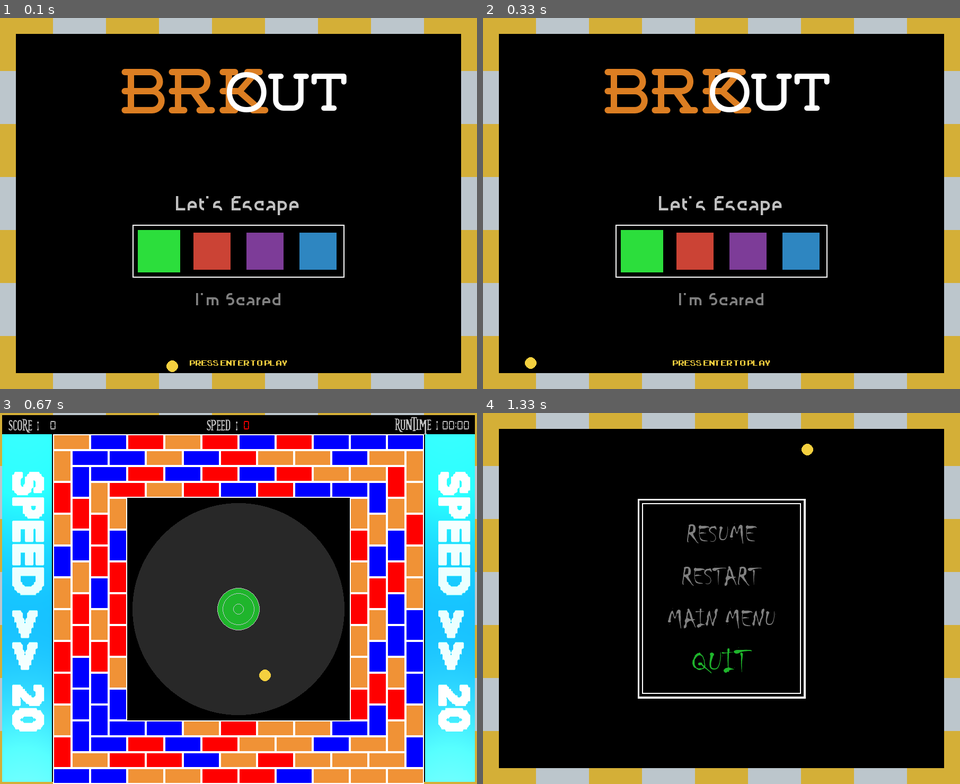
Above: before the commit, frames 1-4 (two rows, left to right).
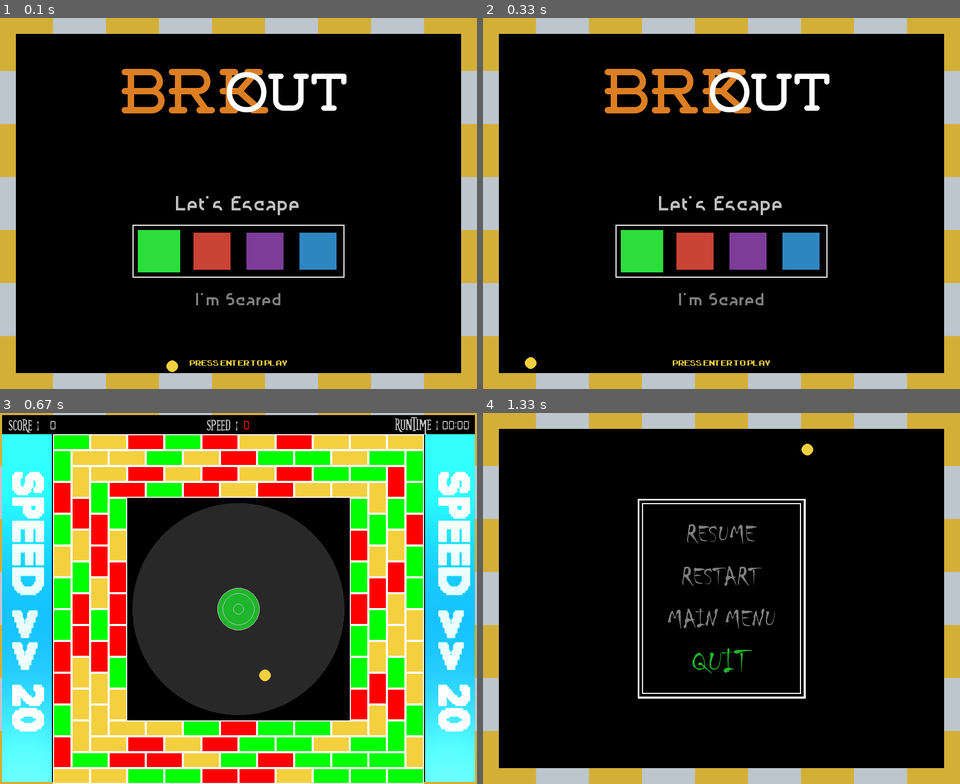
Above: after the commit, the same moments.

Repository: thealphadollar/brkout
Game: pygame game, started from main.py
The game is run twice, just before and just after one commit, with the same random seed, the same clock (stepped at 60 frames per second) and the same inputs.
Inputs:
- Up to frame 1 (0.1 s): no input
- Up to frame 2 (0.33 s): no input
- Up to frame 3 (0.67 s): tap Enter at 0.33 s
- Up to frame 4 (1.33 s): tap Space at 0.67 s; hold Up from 1 s (still down)

Frames 1-2 are identical in both runs. In frame 3, 26% of the frame differs, in the area x 11-89%, y 6-100%; in frame 4, nothing differs.

Commit message:
Update color and friction value

Diff:
--- a/constants.py
+++ b/constants.py
@@ -39,7 +39,7 @@
 main_ball_speed = 0
 MAX_BALL_SPEED = 10
 ball_mass = 5
-friction = .005
+friction = .015
 
 # text formats
 game_title_text_large = pygame.font.Font(os.path.join(assets_directory, 'Weston Free.otf'), 120)
@@ -84,7 +84,7 @@
 pure_green = (0,255,0)
 pure_blue = (0,0,255)
 striker_colors = [green, red, magenta, blue]
-brick_colors = [pure_red, credit_orange, pure_blue]
+brick_colors = [pure_red, pure_green, yellow]
 color_option_palette = [[green, light_green], [red, light_red], [magenta, light_magenta], [blue, light_blue]]
 pause_col = grey
 pause_sel_col = green
--- a/credits_screen.py
+++ b/credits_screen.py
@@ -83,6 +83,7 @@
         cr.update()
         screen.fill(black)
         x = float(1)
+        draw_walls(screen, post_brick_width, post_brick_height)
         while x <= scr_width:
             pg.draw.aaline(screen, wall_silver, (x, 0), (x, scr_height), 2)
             pg.draw.aaline(screen, wall_silver, (x+1, 0), (x, scr_height), 2)
Not shown, changed: .gitignore
